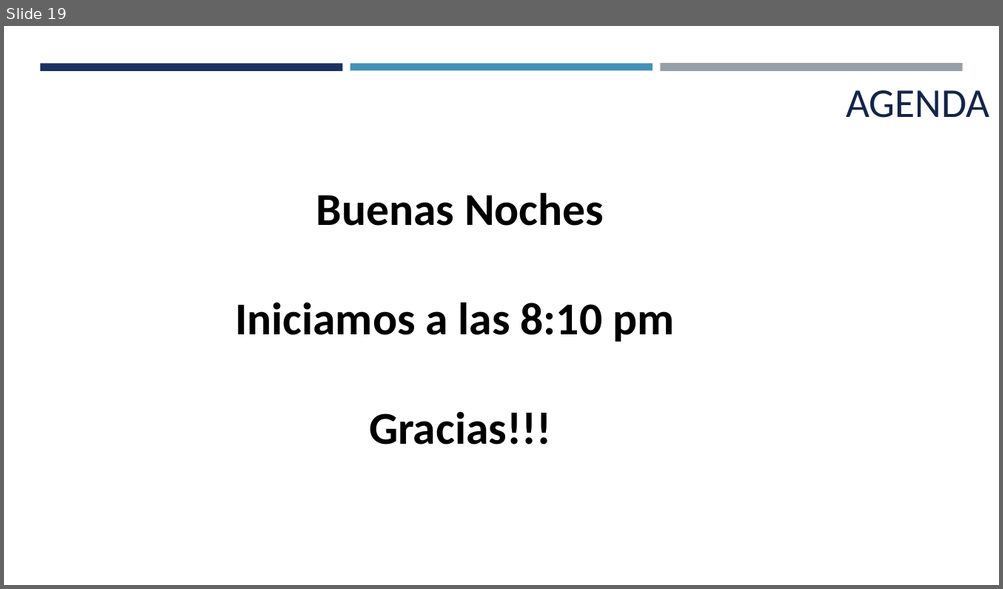
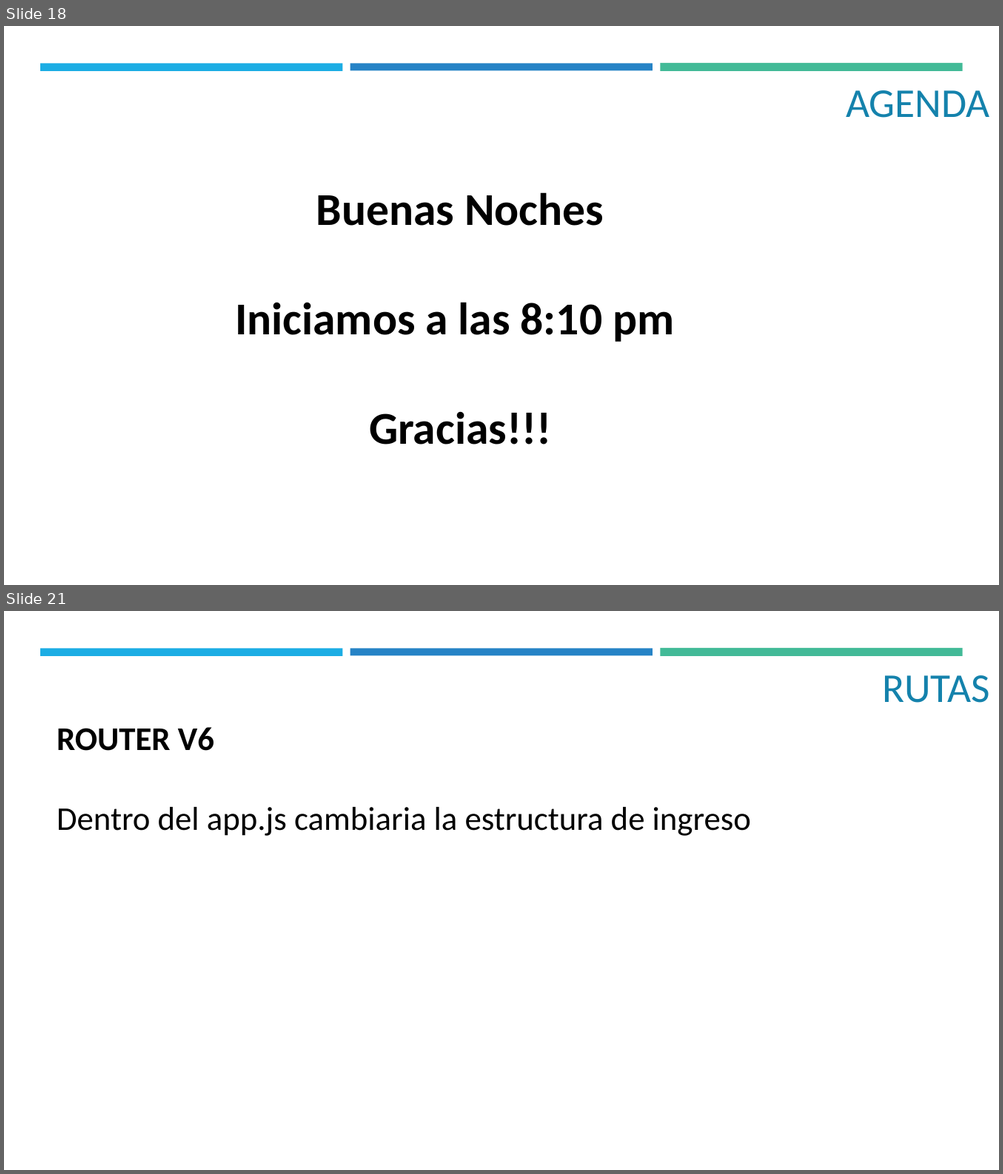
Before and after one commit to Camilobd/MinTic---Desarrollo-Web_Gr-9-10, a slide deck: Recursos/2. React.pptx. Shown one above the other, each under a label of ours: slide 19 before the commit, slides 18 and 21 after it; the slides between them are not shown. The pictures are 1003x589 and 1003x1174 pixels, drawn with LibreOffice and Linux fonts; fonts in the diff are those of the drawing. Boxes give left, top, right and bottom in pixels: in the first picture for what was removed or moved away, otherwise in the second. Text is boxed around its words. In the diff, an @@ line names an element or a change of style, - is before the commit and + after.

```diff
--- a/Recursos/2. React.pptx
+++ b/Recursos/2. React.pptx
@@ slide 21 added at (x1=4, y1=611, x2=999, y2=1170), background #FFFFFF; not listed: 3 template elements that a slide beside it also shows @@
@@ title added at (x1=882, y1=675, x2=990, y2=703), 39.6 pt, text #1482AC @@
+RUTAS
@@ text added at (x1=57, y1=727, x2=751, y2=836), 32 pt, text #000000 @@
+ROUTER V6
+Dentro del app.js cambiaria la estructura de ingreso
@@ what was slide 19 is now slide 18 @@
@@ slide 18 changed as well @@
@@ rectangle at (x1=40, y1=63, x2=343, y2=70): fill #1A3260 to #1CADE4 @@
@@ rectangle at (x1=350, y1=63, x2=652, y2=70): fill #4590B8 to #2683C6 @@
@@ rectangle at (x1=660, y1=63, x2=962, y2=72): fill #969FA7 to #42BA97 @@
@@ title "AGENDA" at (x1=845, y1=90, x2=990, y2=118): text colour #142648 to #1482AC @@
```
Also in this commit, not shown: 12 other slides changed, 2 other slides added, 1 slide removed, 27 other files.
